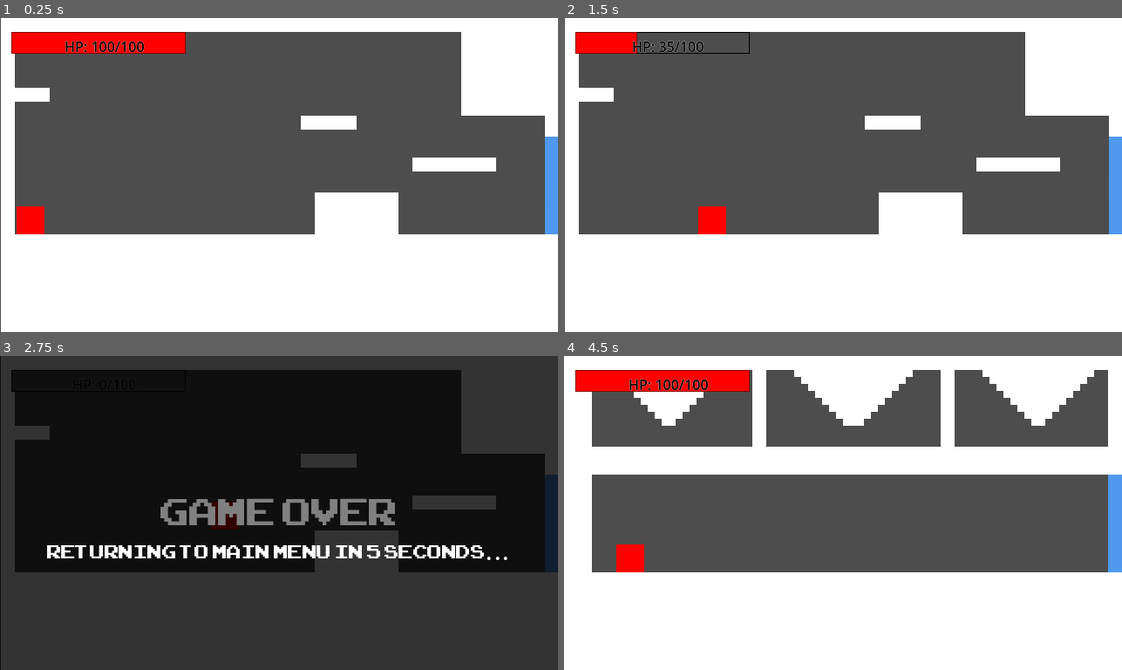
Above: before the commit, frames 1-4 (two rows, left to right).
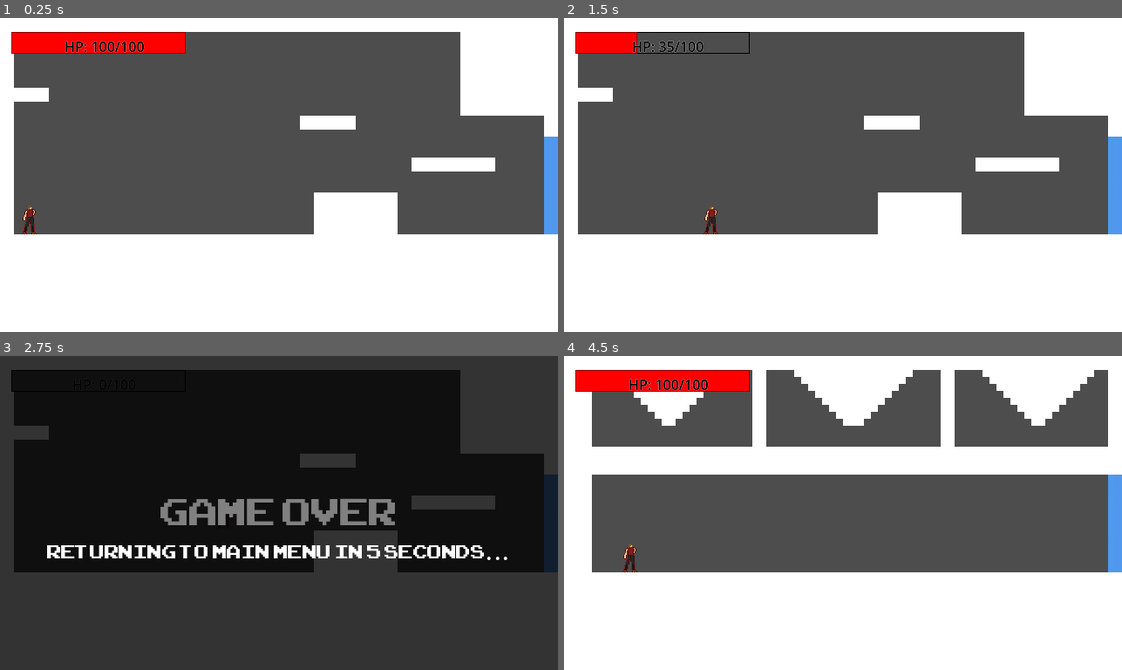
Above: after the commit, the same moments.

Repository: CaptainAbby-Mittens/God-Kaizer-Vampire-s-Descent
Game: Godot game, scene res://scenes/room_1.tscn
The game is run twice, just before and just after one commit, with the same random seed, the same clock (stepped at 60 frames per second) and the same inputs. This scene is started directly instead of the project's main scene.
Inputs:
- Up to frame 1 (0.25 s): no input
- Up to frame 2 (1.5 s): tap Enter (ui_accept) at 0.5, 0.77 s; hold 1 0.53-1.28 s; hold Right (ui_right) from 0.53 s (still down); tap 2 at 1.35 s
- Up to frame 3 (2.75 s): tap Enter (ui_accept) at 1.52 s; release Right (ui_right) at 2.03 s; hold Left (ui_left) from 2.03 s (still down); hold 3 from 2.03 s (still down)
- Up to frame 4 (4.5 s): tap Enter (ui_accept) at 2.75, 3.02, 3.5, 3.77 s; release Left (ui_left) at 2.78 s; release 3 at 2.78 s; hold Right (ui_right) 2.78-4.25 s; tap 4 at 2.85 s; hold 5 3.53-4.25 s; click "Start" at 4.25 s

The runs differ from the first frame. In frame 1, 0.9% of the frame differs, in the area x 0-98%, y 0-100%; in frame 2, 0.9%; in frame 3, 0.6%; in frame 4, 0.4%.

Commit message:
added maxis

Diff:
--- a/Project God Kaizer Vampire's Descend/scenes/Player.tscn
+++ b/Project God Kaizer Vampire's Descend/scenes/Player.tscn
@@ -1,22 +1,28 @@
-[gd_scene load_steps=4 format=3 uid="uid://dnqrgvuvxldbm"]
+[gd_scene load_steps=5 format=3 uid="uid://dnqrgvuvxldbm"]
 
 [ext_resource type="Script" uid="uid://bg48l40mkaiey" path="res://scripts/character_body_2d.gd" id="1_p0vlq"]
 [ext_resource type="PackedScene" uid="uid://ci83l3fcych00" path="res://scenes/UI_HealthBar.tscn" id="2_v6fml"]
+[ext_resource type="Texture2D" uid="uid://bs5cnafuasb3s" path="res://assets/Maxis.png" id="3_3li8b"]
 
-[sub_resource type="RectangleShape2D" id="RectangleShape2D_8cj0n"]
-size = Vector2(32, 32)
+[sub_resource type="RectangleShape2D" id="RectangleShape2D_3li8b"]
+size = Vector2(8, 15)
 
 [node name="player" type="CharacterBody2D" groups=["player"]]
 script = ExtResource("1_p0vlq")
 
 [node name="CollisionShape2D" type="CollisionShape2D" parent="."]
-position = Vector2(16, 16)
-shape = SubResource("RectangleShape2D_8cj0n")
-
-[node name="ColorRect" type="ColorRect" parent="."]
-offset_right = 32.0
-offset_bottom = 32.0
-color = Color(1, 0, 0, 1)
-metadata/_edit_use_anchors_ = true
+position = Vector2(16, 24.5)
+shape = SubResource("RectangleShape2D_3li8b")
 
 [node name="HealthBar" parent="." instance=ExtResource("2_v6fml")]
+offset_left = 9.0
+offset_top = 40.0
+offset_right = 350.0
+offset_bottom = 67.0
+
+[node name="Sprite2D" type="Sprite2D" parent="."]
+position = Vector2(16, 16)
+texture = ExtResource("3_3li8b")
+
+[node name="CollisionPolygon2D" type="CollisionPolygon2D" parent="."]
+polygon = PackedVector2Array(7, 32, 13, 32, 13, 28, 14, 28, 14, 23, 15, 23, 15, 18, 16, 18, 16, 20, 17, 20, 17, 29, 18, 29, 18, 32, 24, 32, 22, 29, 22, 20, 21, 19, 21, 13, 20, 13, 20, 11, 23, 7, 23, 4, 20, 3, 19, 3, 19, 0, 15, 0, 14, 3, 12, 5, 11, 7, 11, 10, 8, 13, 8, 16, 10, 17, 12, 16, 11, 19, 8, 31)
--- a/Project God Kaizer Vampire's Descend/scenes/room_1.tscn
+++ b/Project God Kaizer Vampire's Descend/scenes/room_1.tscn
@@ -1043,6 +1043,7 @@
 [node name="Room_Next" type="Node2D"]
 
 [node name="TileMap" type="TileMap" parent="."]
+position = Vector2(-1, 0)
 tile_set = SubResource("TileSet_oy2ld")
 format = 2
 
@@ -1054,10 +1055,11 @@
 use_kinematic_bodies = true
 
 [node name="Camera2D" type="Camera2D" parent="."]
+position = Vector2(1, 0)
 limit_left = 0
 limit_top = 0
 limit_right = 640
 limit_bottom = 360
 
 [node name="CharacterBody2D" parent="." instance=ExtResource("2_e7nuk")]
-position = Vector2(19, 216)
+position = Vector2(18, 214)
--- a/Project God Kaizer Vampire's Descend/scenes/room_2.tscn
+++ b/Project God Kaizer Vampire's Descend/scenes/room_2.tscn
@@ -1048,7 +1048,6 @@
 
 [node name="Layer1" type="TileMapLayer" parent="TileMap"]
 use_parent_material = true
-position = Vector2(6, 0)
 tile_map_data = PackedByteArray("AAAAACsAAAAAAAAAAAAAACwAAAAAAAEAAAABACsAAAABAAAAAAABACwAAAABAAEAAAAAACkAAAAAAAAAAAAAAC …(26032 unchanged characters)…
 tile_set = SubResource("TileSet_oy2ld")
 use_kinematic_bodies = true
Binary file added: Project God Kaizer Vampire's Descend/assets/Maxis.png
Not shown, added: Project God Kaizer Vampire's Descend/assets/Maxis.png.import
